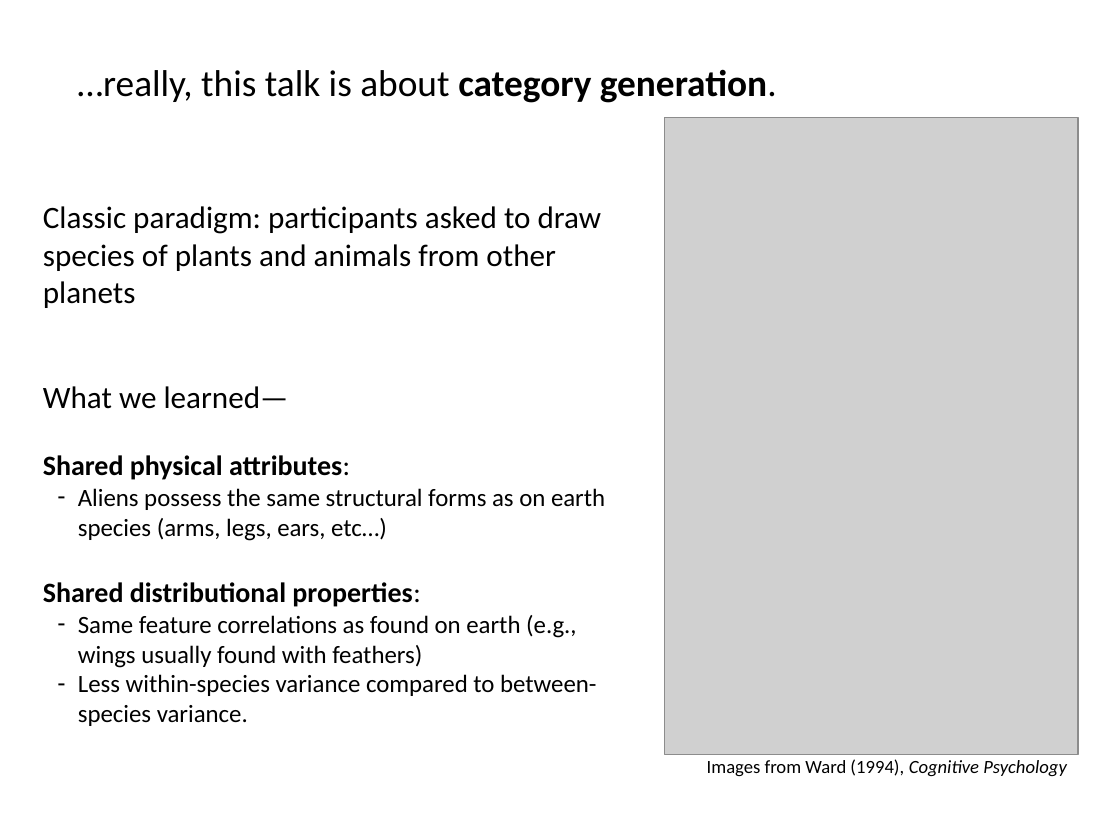
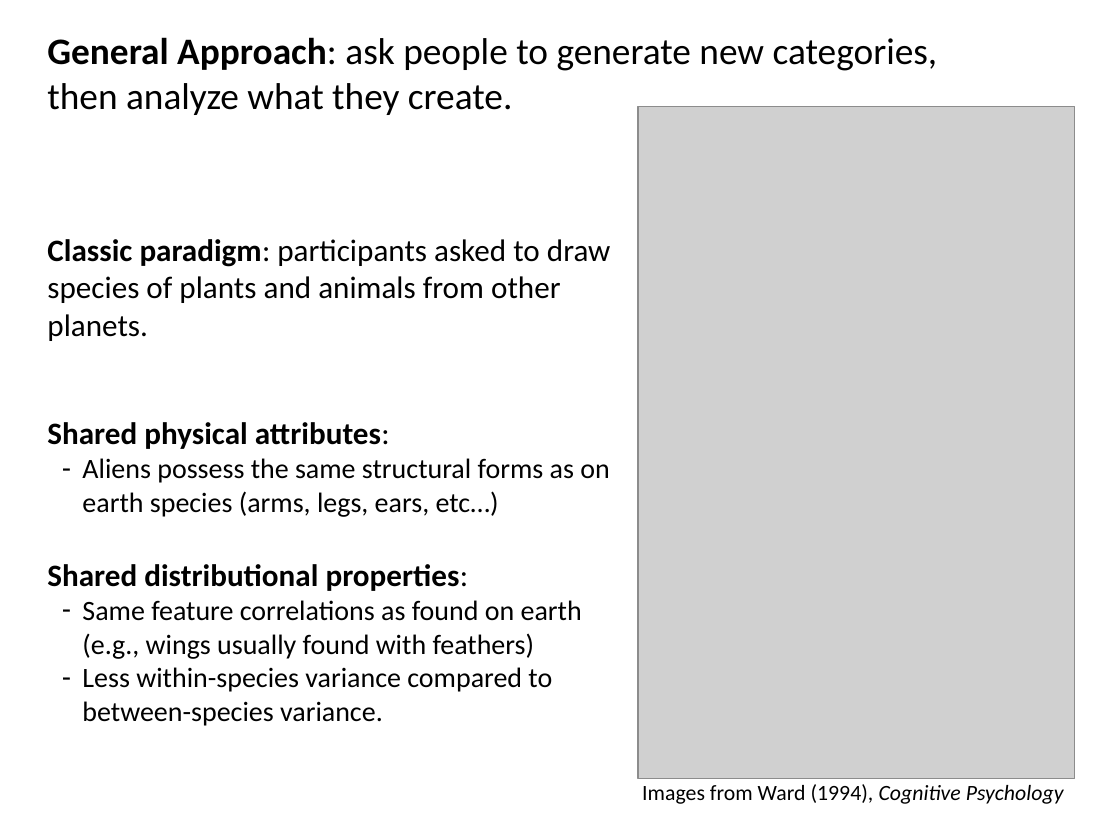
Before and after one commit to AusterweilLab/generating_categories, a slide deck: slide 4 of Presentations/ccn-bbag-march-2-2017.pptx (slide 2 before the commit). Drawn at 1120x840 pixels with LibreOffice and Linux fonts; fonts in the diff are those of the drawing; grey boxes stand for pictures. Boxes give left, top, right and bottom in pixels: in the first picture for what was removed or moved away, otherwise in the second. Text is boxed around its words. In the diff, an @@ line names an element or a change of style, - is before the commit and + after.

```diff
--- a/Presentations/ccn-bbag-march-2-2017.pptx
+++ b/Presentations/ccn-bbag-march-2-2017.pptx
@@ text added at [47, 37, 938, 115], 24 pt, text #000000 @@
+General Approach: ask people to generate new categories, then analyze what they create.
@@ text removed at [77, 69, 777, 103] @@
-…really, this talk is about category generation.
@@ picture: place and size @@
-picture at [665, 118, 1079, 754]
+picture at [638, 106, 1075, 780]
@@ text "Classic paradigm: participants asked to ...": place and size @@
-text "Classic paradigm: participants asked to ..." at [43, 206, 605, 726]
+text "Classic paradigm: participants asked to ..." at [47, 239, 611, 726]
@@ text at [47, 239, 611, 341]: text changed @@
-Classic paradigm: participants asked to draw species of plants and animals from other planets
-What we learned—
+Classic paradigm: participants asked to draw species of plants and animals from other planets.
@@ text at [47, 422, 609, 726]: size 18 to 20 pt in "Shared physical attributes:", "Shared distributional properties:"; size 16 to 18 pt in "Aliens possess the same structural forms as ...", "Same feature correlations as found on earth ...", "Less within-species variance compared to between-species var ..." @@
@@ text "Images from Ward (1994), Cognitive ...": place and size @@
-text "Images from Ward (1994), Cognitive ..." at [707, 759, 1067, 777]
+text "Images from Ward (1994), Cognitive ..." at [642, 784, 1064, 804]
@@ text "Images from Ward (1994), Cognitive ..." at [642, 784, 1064, 804]: size 12 to 14 pt @@
```
Also in this commit, not shown: 12 other slides changed, 11 slides added, 8 slides removed, 22 other files.
